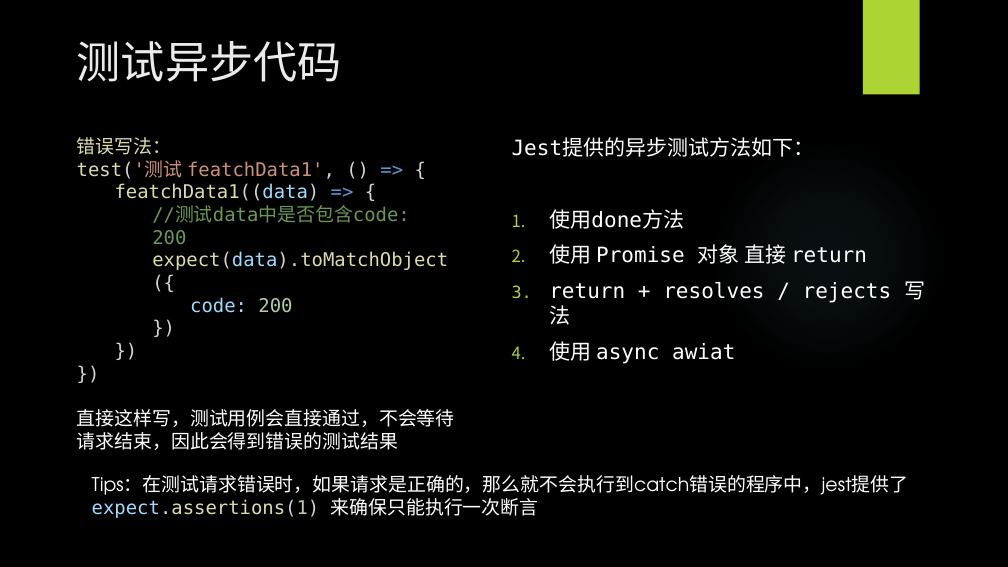
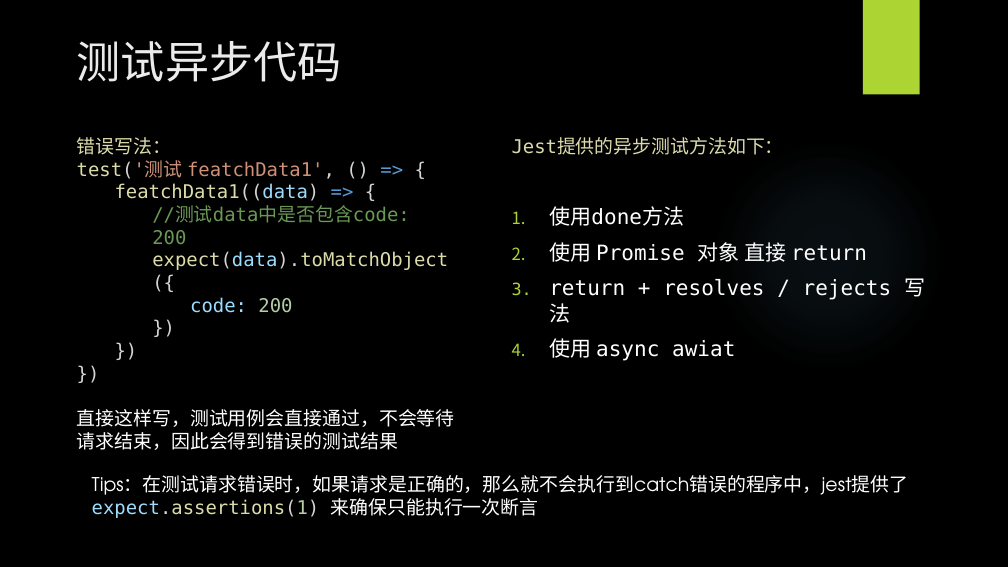
Before and after one commit to WangEbo/auto-test, a slide deck: slide 11 of 王博书的分享/自动化测试.pptx. Drawn at 1008x567 pixels with LibreOffice and Linux fonts; fonts in the diff are those of the drawing; background and template pictures are left out. Boxes give left, top, right and bottom in pixels: in the first picture for what was removed or moved away, otherwise in the second. Text is boxed around its words. In the diff, an @@ line names an element or a change of style, - is before the commit and + after.

```diff
--- a/王博书的分享/自动化测试.pptx
+++ b/王博书的分享/自动化测试.pptx
@@ text at bbox=[512, 138, 784, 155]: size 20 to 18 pt, text colour #FFFFFF to #DCDCAA in "Jest提供的异步测试方法如下：" @@
```
Also in this commit, not shown: 3 other slides changed, 2 slides added, 11 other files.
